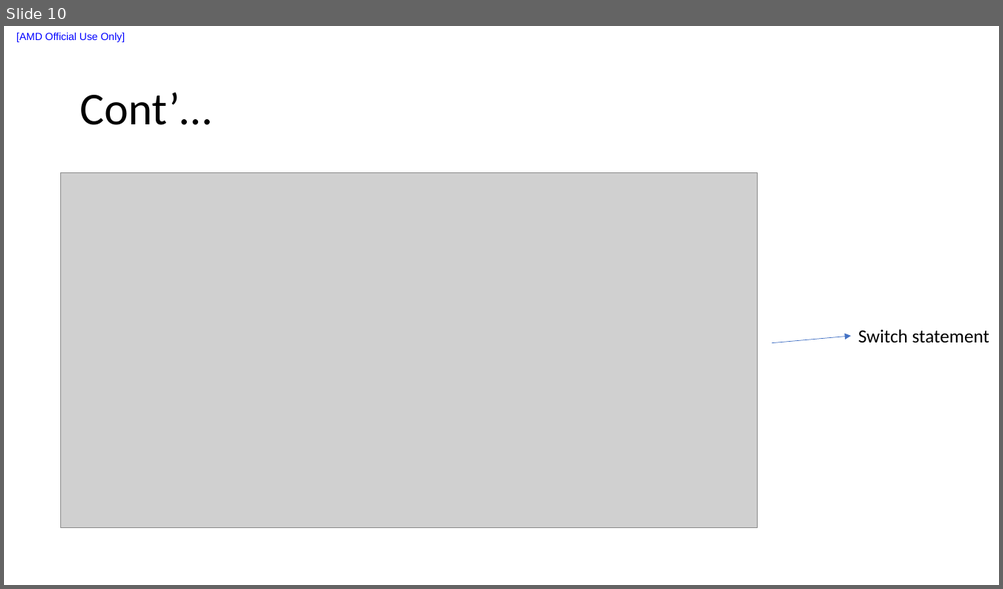
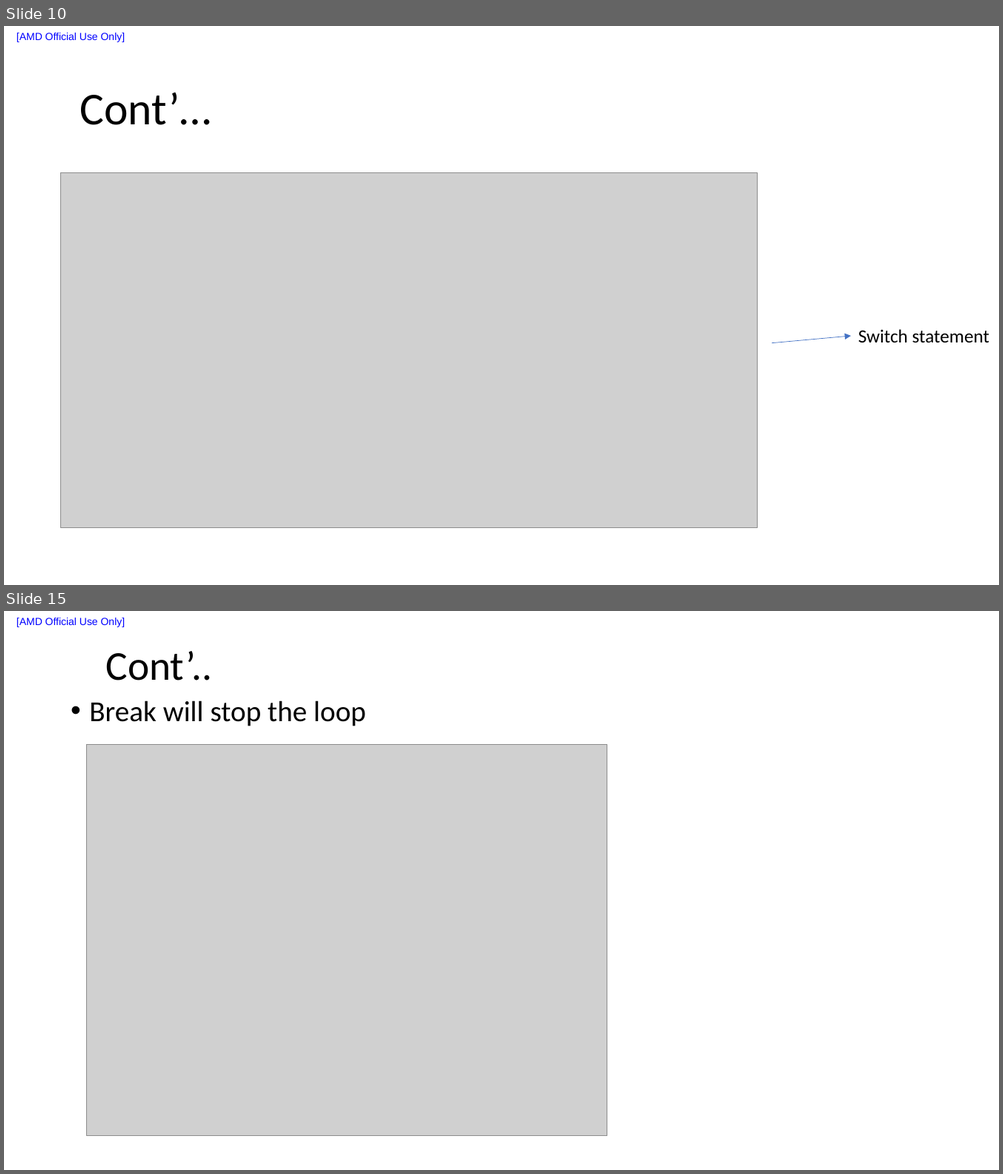
Before and after one commit to liuxu-github-ui/Java, a slide deck: Youtube_tutorial/Notes.pptx. Shown one above the other, each under a label of ours: slide 10 before the commit, slides 10 and 15 after it; the slides between them are not shown. The pictures are 1003x589 and 1003x1174 pixels, drawn with LibreOffice and Linux fonts; fonts in the diff are those of the drawing; grey boxes stand for pictures. Boxes give left, top, right and bottom in pixels: in the first picture for what was removed or moved away, otherwise in the second. Text is boxed around its words. In the diff, an @@ line names an element or a change of style, - is before the commit and + after.

```diff
--- a/Youtube_tutorial/Notes.pptx
+++ b/Youtube_tutorial/Notes.pptx
@@ slide 15 added at (4, 611, 999, 1170), background #FFFFFF; not listed: 1 template element that a slide beside it also shows @@
@@ title added at (106, 651, 213, 681), 39.6 pt, text #000000 @@
+Cont’..
@@ text added at (89, 701, 366, 726), 28 pt, text #000000 @@
+• Break will stop the loop
@@ picture added at (87, 744, 608, 1136) @@
```
Also in this commit, not shown: 12 other slides added, 2 other files.
